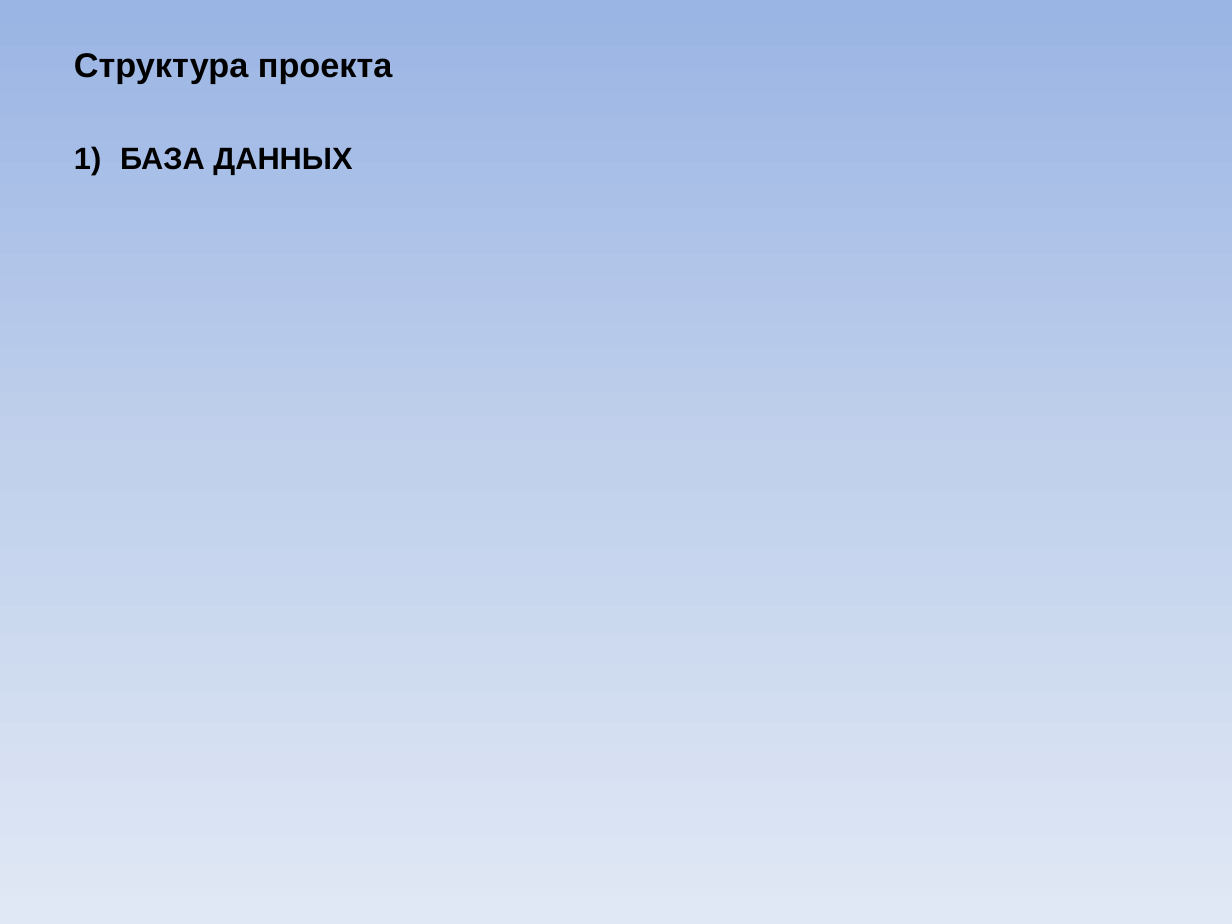
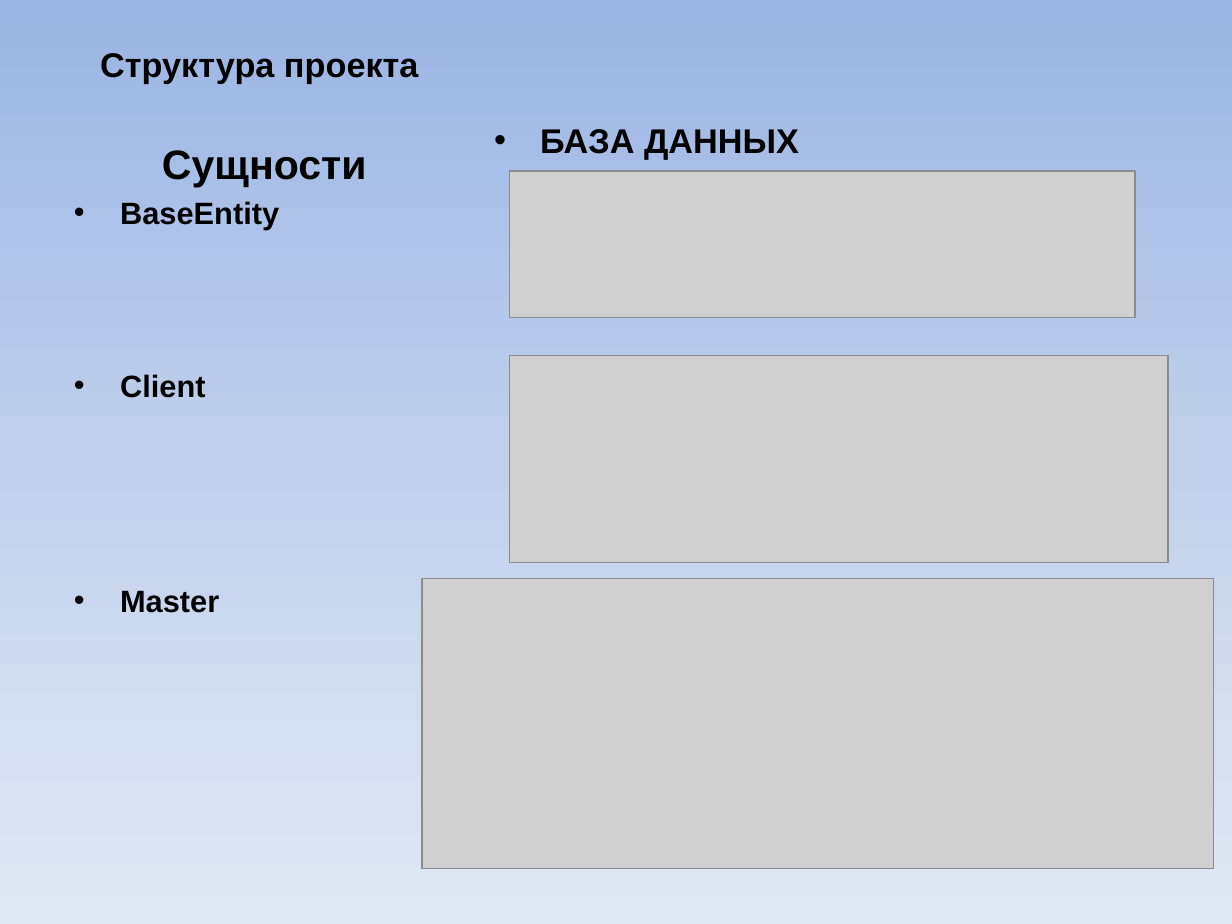
Before and after one commit to Vigitoreanec/ApiManicureStudio, a slide deck: slide 3 of Проект «Маникюрная студия».pptx. Drawn at 1232x924 pixels with LibreOffice and Linux fonts; fonts in the diff are those of the drawing; grey boxes stand for pictures. Boxes give left, top, right and bottom in pixels: in the first picture for what was removed or moved away, otherwise in the second. Text is boxed around its words. In the diff, an @@ line names an element or a change of style, - is before the commit and + after.

Commit message:
Create Client, Master, Service Controllers

```diff
--- a/Проект «Маникюрная студия».pptx
+++ b/Проект «Маникюрная студия».pptx
@@ title "Структура проекта" at (100,53,419,84): alignment left to centre @@
@@ text added at (540,129,799,159), 20 pt, text #000000, bold @@
+• БАЗА ДАННЫХ
@@ text at (120,150,367,613): text changed @@
-1) БАЗА ДАННЫХ
+Сущности
+• BaseEntity
+• Client
+• Master
@@ picture added at (509,171,1135,318) @@
@@ picture added at (509,355,1168,562) @@
@@ picture added at (423,578,1214,869) @@
```
Also in this commit, not shown: 2 slides added, 34 other files.
